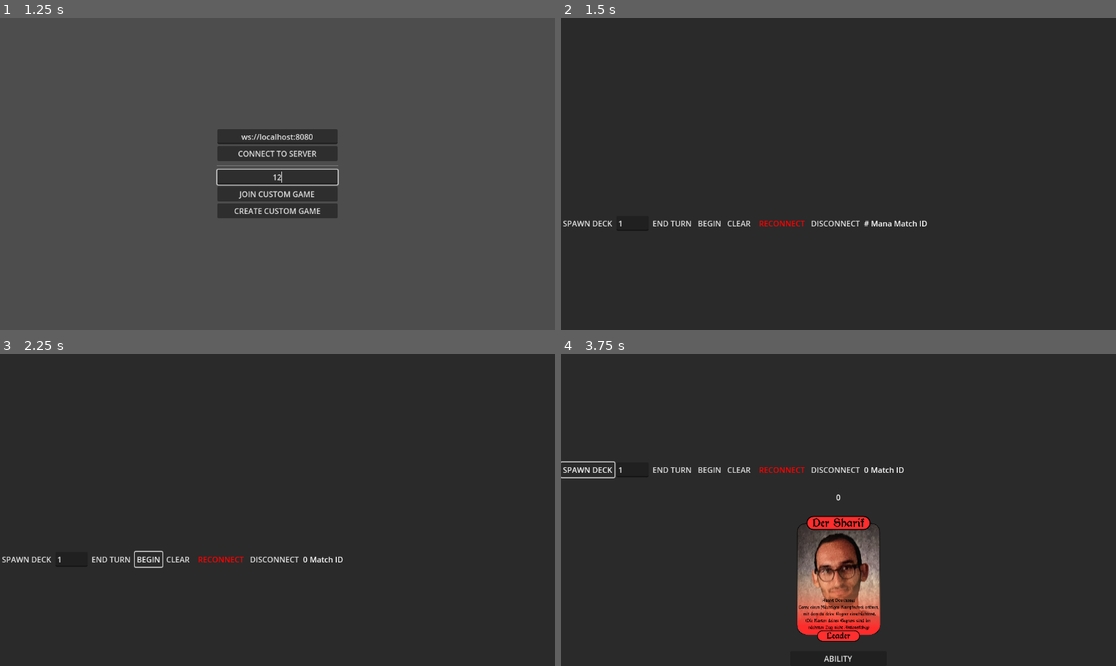
Above: before the commit, frames 1-4 (two rows, left to right).
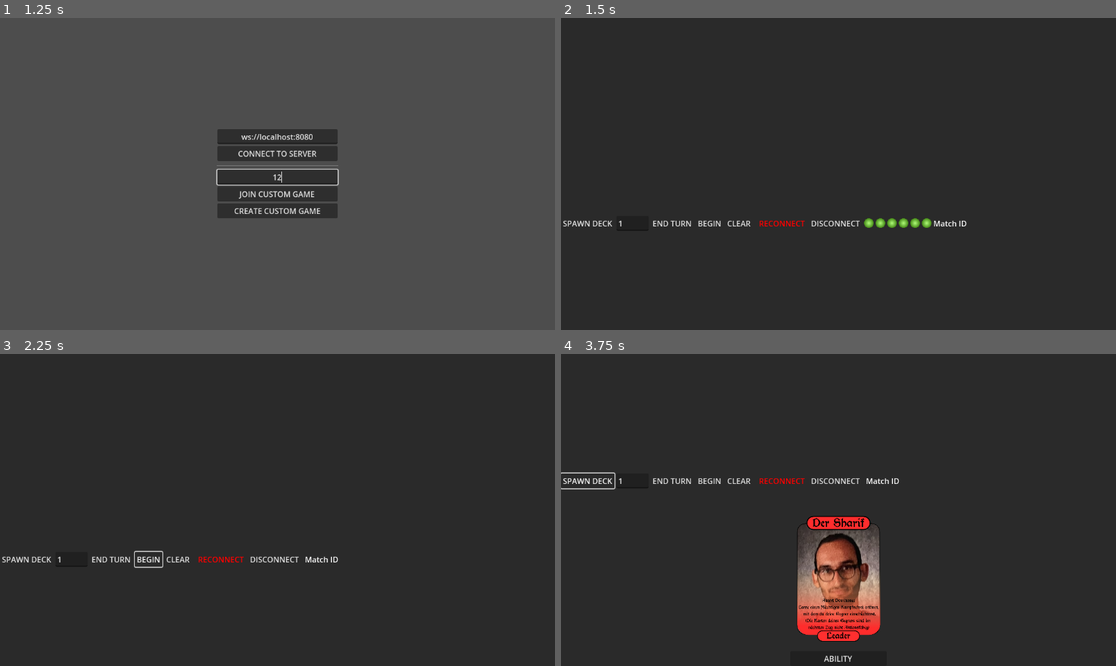
Above: after the commit, the same moments.

Repository: SpaceWAGdev/card-multiplayer
Game: Godot game, scene res://menu.tscn
Same seed, same stepped clock (60 frames per second), same inputs: the game is played once before the commit and once after it.
Inputs (mouse positions are in pixels of both pictures, inside the frame that each line leads up to):
- Up to frame 1 (1.25 s): click (277, 177) at 0.52 s; type "12" at 0.6 s
- Up to frame 2 (1.5 s): click "CONNECT TO SERVER" at 1.25 s
- Up to frame 3 (2.25 s): click "BEGIN" at 2 s
- Up to frame 4 (3.75 s): click "BEGIN" at 2.75 s; click "SPAWN DECK" at 3.5 s

Frame 1 is identical in both runs. In frame 2, 0.4% of the frame differs, in the area x 54-74%, y 64-68%; in frame 3, less than 0.1%; in frame 4, 1.2%, in the area x 0-62%, y 34-47%.

Commit message:
Add Hearthstone-Style Mana Counter

Diff:
--- a/card_base.gd
+++ b/card_base.gd
@@ -35,6 +35,8 @@
 	atk.text = str(data["damage"])
 	self.mouse_entered.connect(_hover_enter)
 	self.mouse_exited.connect(_hover_exit)
+	if "Leader" in data["class"]:
+		find_child("Mana", true).visible = false
 
 func battlecry():
 	print(data["name"], " has no battlecry")
@@ -97,5 +99,8 @@
 	var atk_label : Label = find_child("Damage", true)
 	health_label.text = str(data["damage"])
 
+	if "Leader" in data["class"]:
+		find_child("Mana", true).visible = false
+
 func on_round_start():
 	attacks = 0
--- a/game.tscn
+++ b/game.tscn
@@ -1,6 +1,8 @@
-[gd_scene load_steps=2 format=3 uid="uid://c0u327em4e4cg"]
+[gd_scene load_steps=4 format=3 uid="uid://c0u327em4e4cg"]
 
 [ext_resource type="Script" path="res://main_game.gd" id="1_646wj"]
+[ext_resource type="PackedScene" uid="uid://dn181ul2jp2vs" path="res://mana_circle.tscn" id="2_3moha"]
+[ext_resource type="Script" path="res://mana_display.gd" id="2_iado0"]
 
 [node name="PanelContainer" type="PanelContainer"]
 anchors_preset = 15
@@ -86,10 +88,28 @@
 text = "DISCONNECT"
 flat = true
 
-[node name="ManaDisplay" type="Label" parent="VBoxContainer/DebugUI"]
-unique_name_in_owner = true
+[node name="ManaDisplay" type="HBoxContainer" parent="VBoxContainer/DebugUI"]
 layout_mode = 2
-text = "# Mana"
+size_flags_vertical = 4
+script = ExtResource("2_iado0")
+
+[node name="TextureRect7" parent="VBoxContainer/DebugUI/ManaDisplay" instance=ExtResource("2_3moha")]
+layout_mode = 2
+
+[node name="TextureRect8" parent="VBoxContainer/DebugUI/ManaDisplay" instance=ExtResource("2_3moha")]
+layout_mode = 2
+
+[node name="TextureRect9" parent="VBoxContainer/DebugUI/ManaDisplay" instance=ExtResource("2_3moha")]
+layout_mode = 2
+
+[node name="TextureRect10" parent="VBoxContainer/DebugUI/ManaDisplay" instance=ExtResource("2_3moha")]
+layout_mode = 2
+
+[node name="TextureRect11" parent="VBoxContainer/DebugUI/ManaDisplay" instance=ExtResource("2_3moha")]
+layout_mode = 2
+
+[node name="TextureRect12" parent="VBoxContainer/DebugUI/ManaDisplay" instance=ExtResource("2_3moha")]
+layout_mode = 2
 
 [node name="MatchIDDisplay" type="Label" parent="VBoxContainer/DebugUI"]
 unique_name_in_owner = true
--- a/main_game.gd
+++ b/main_game.gd
@@ -298,13 +298,13 @@
 	MANA += delta
 	if MANA > MAX_MANA:
 		MANA = MAX_MANA
-	$VBoxContainer/DebugUI/ManaDisplay.text = str(MANA)
+	$VBoxContainer/DebugUI/ManaDisplay.update_mana(MANA)
 
 func overwrite_mana(value: int):
 	MANA = value
 	if MANA > MAX_MANA:
 		MANA = MAX_MANA
-	$VBoxContainer/DebugUI/ManaDisplay.text = str(MANA)
+	$VBoxContainer/DebugUI/ManaDisplay.update_mana(MANA)
 
 func _dbg_display_select_mode():
 	$VBoxContainer/DebugUI.set("theme_override_colors/background_color", Color.GREEN_YELLOW)
--- /dev/null
+++ b/mana_circle.tscn
@@ -0,0 +1,14 @@
+[gd_scene load_steps=2 format=3 uid="uid://dn181ul2jp2vs"]
+
+[ext_resource type="Texture2D" uid="uid://bbd3hlrt3j67v" path="res://mana_circle.png" id="1_2cwfm"]
+
+[node name="TextureRect7" type="TextureRect"]
+custom_minimum_size = Vector2(20, 20)
+anchors_preset = 15
+anchor_right = 1.0
+anchor_bottom = 1.0
+grow_horizontal = 2
+grow_vertical = 2
+texture = ExtResource("1_2cwfm")
+expand_mode = 1
+stretch_mode = 4
--- /dev/null
+++ b/mana_display.gd
@@ -0,0 +1,7 @@
+extends HBoxContainer
+
+func update_mana(mana: int) -> void:
+	while len(get_children()) > mana:
+		remove_child(get_children()[0])
+	while len(get_children()) < mana:
+		add_child(preload("res://mana_circle.tscn").instantiate())
Binary file added: mana_circle.png
Not shown, added: mana_circle.png.import
